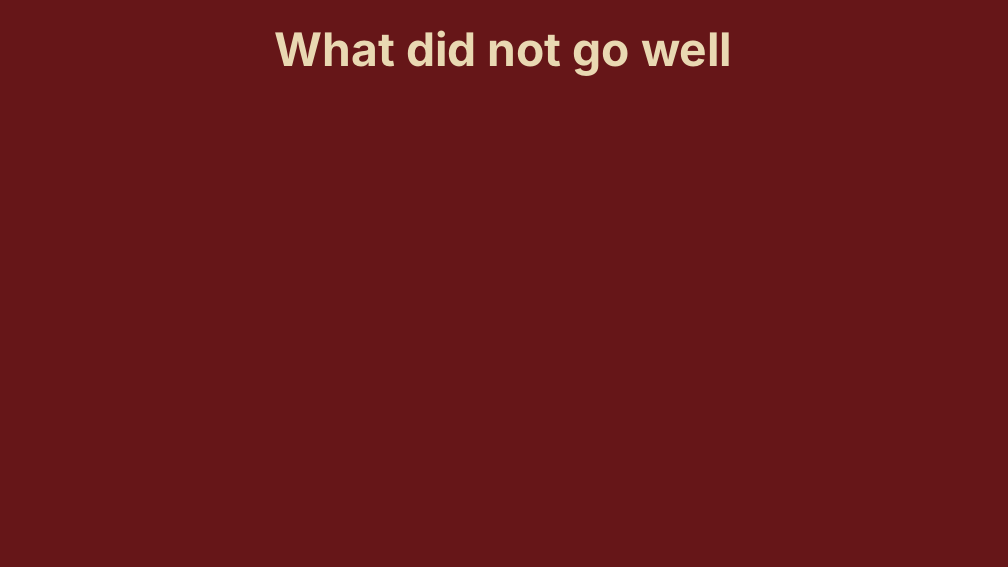
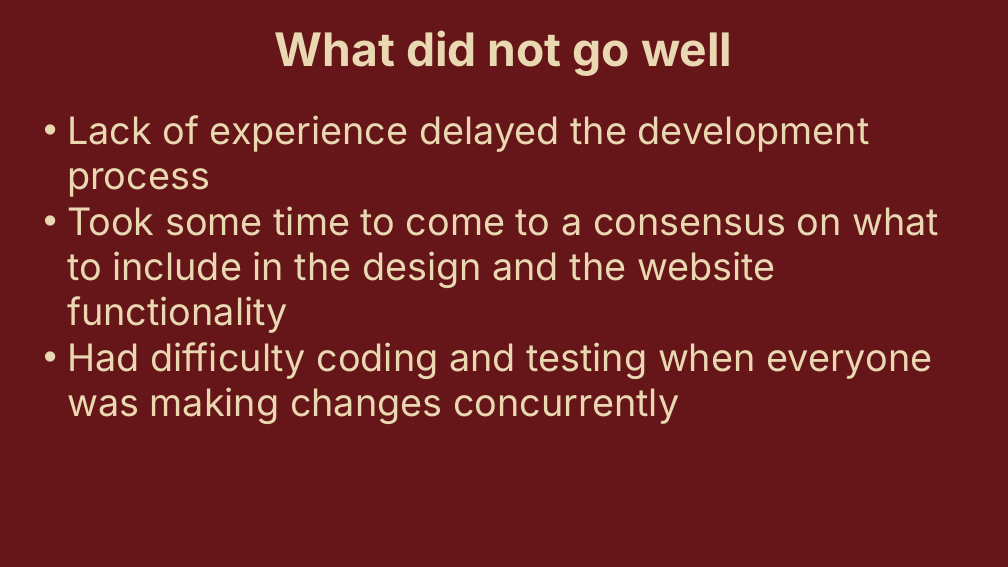
Before and after one commit to matt11matthew/ContactManager, a slide deck: slide 5 of Presentation/Contact Manager Presentation.pptx. Drawn at 1008x567 pixels with LibreOffice and Linux fonts; fonts in the diff are those of the drawing. Boxes give left, top, right and bottom in pixels: in the first picture for what was removed or moved away, otherwise in the second. Text is boxed around its words. In the diff, an @@ line names an element or a change of style, - is before the commit and + after.

```diff
--- a/Presentation/Contact Manager Presentation.pptx
+++ b/Presentation/Contact Manager Presentation.pptx
@@ text added at [67, 115, 939, 424], 36 pt, text #E9D8B2 @@
+• Lack of experience delayed the development process
+• Took some time to come to a consensus on what to include in the design and the website functionality
+• Had difficulty coding and testing when everyone was making changes concurrently
```
Also in this commit, not shown: 5 other slides changed, 1 slide added.
